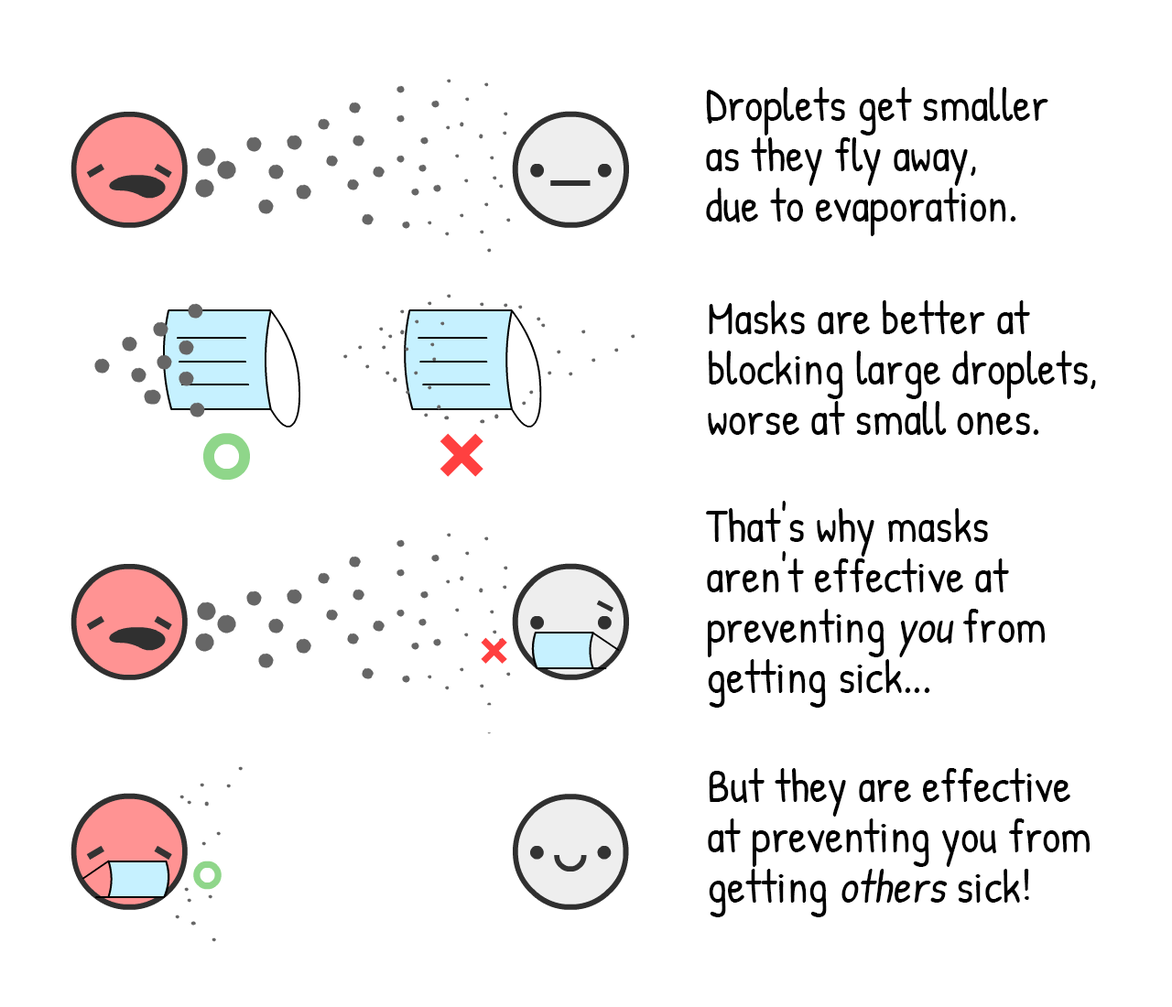
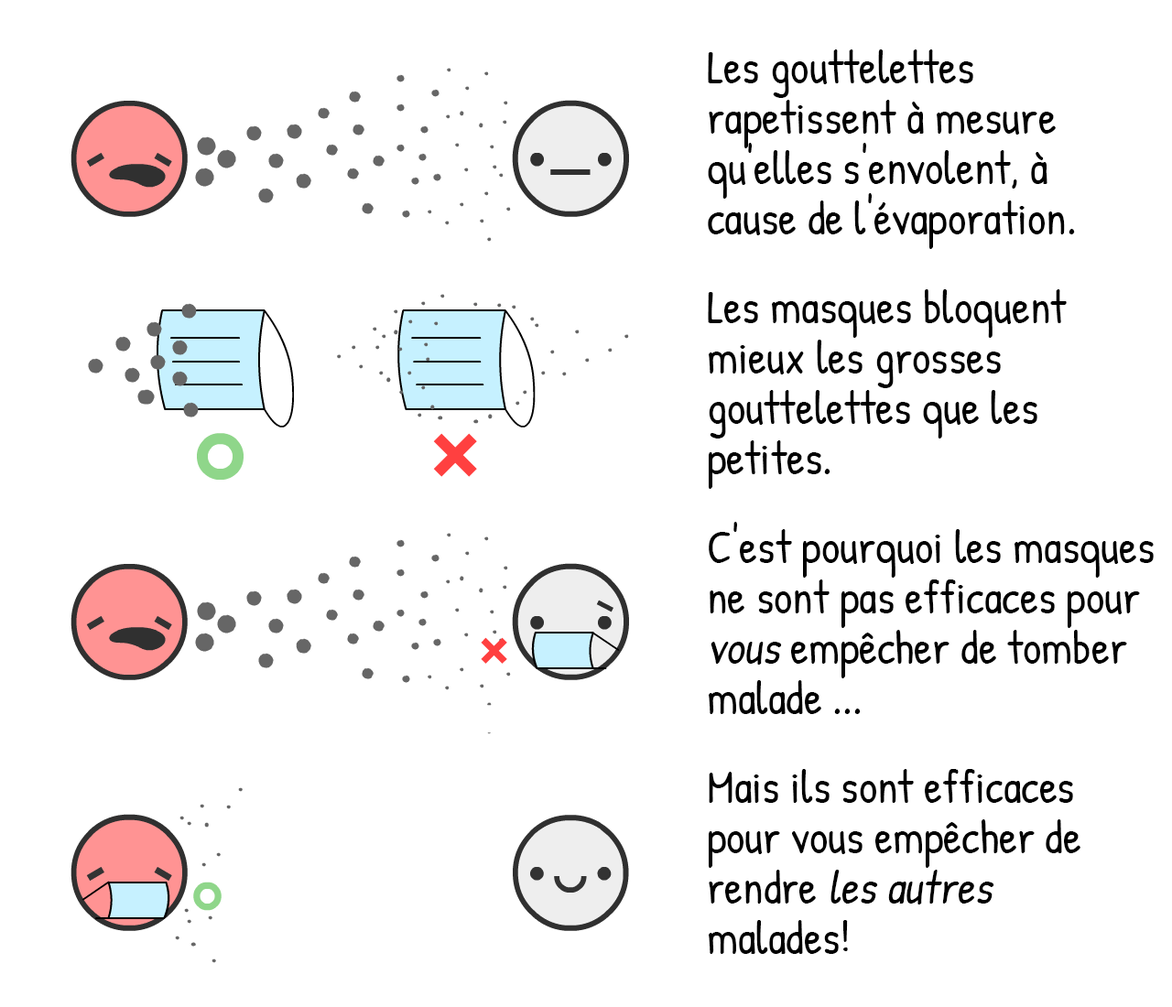
Two versions of the same layered image (1172px x 1007px). Layer-by-layer changes:
painted on "Droplets" over <box>705,49,1075,249</box>
painted on "Masks" over <box>707,289,1096,489</box>
painted on "That's" over <box>705,500,1154,714</box>
painted on "But" over <box>707,767,1090,954</box>
added layer "Calque 2" above "Calque 3" over <box>70,67,629,252</box>
added layer "Calque 3" above "Calque 4" over <box>87,293,635,480</box>
added layer "Calque 5" above "Calque 1" over <box>70,769,629,963</box>
painted on "Calque 1" over <box>70,78,636,942</box>
